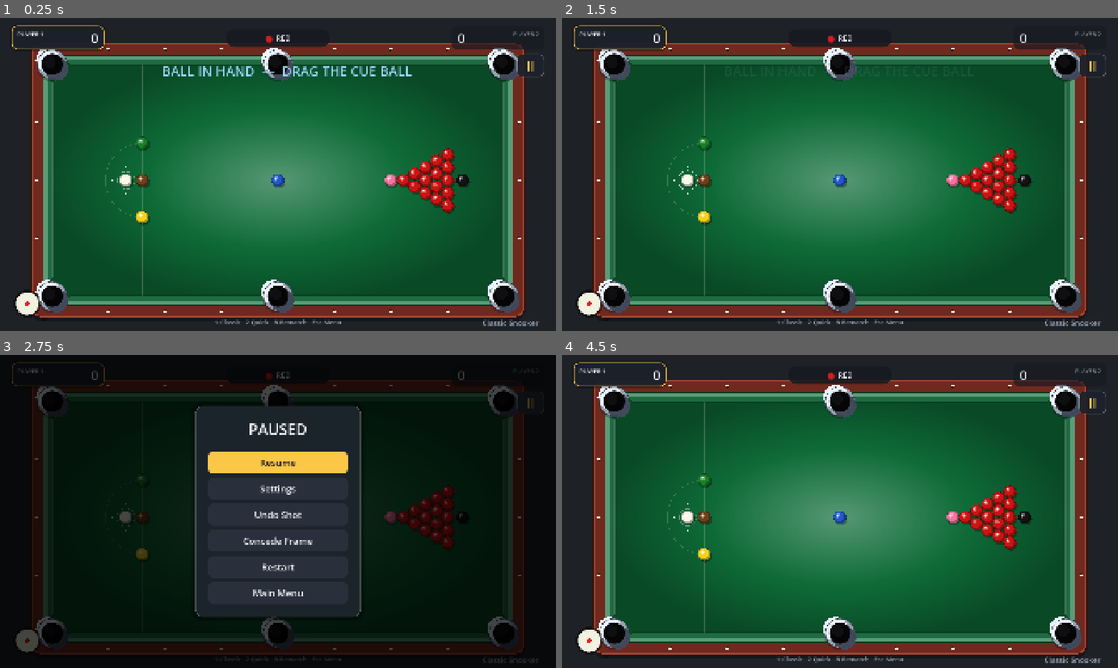
Above: before the commit, frames 1-4 (two rows, left to right).
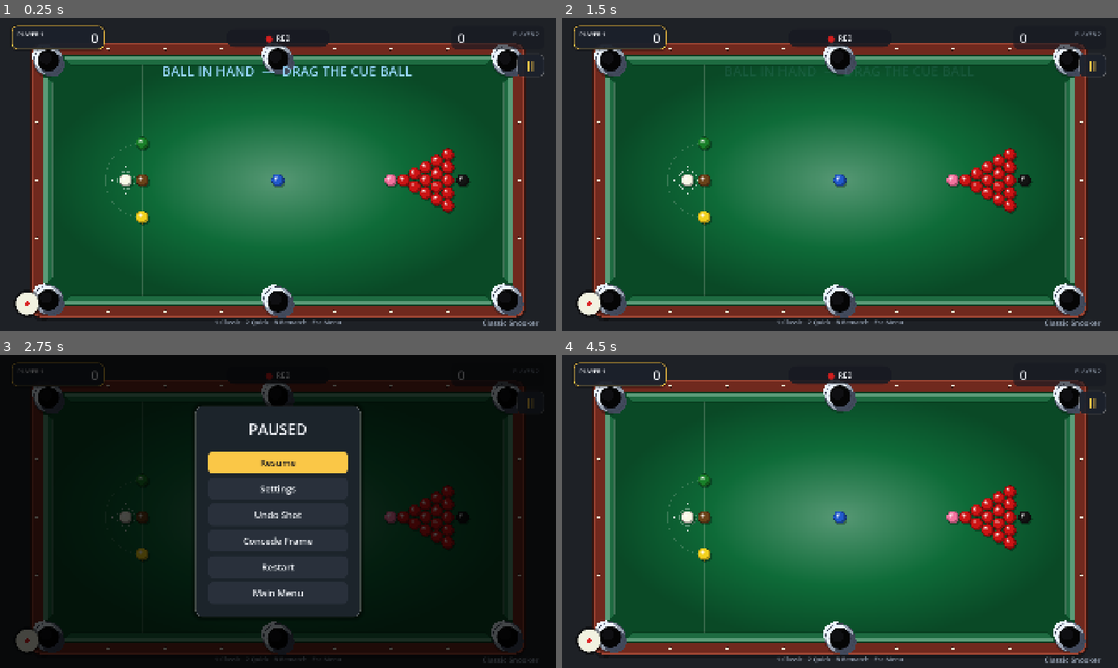
Above: after the commit, the same moments.

Repository: SaadiDK-003/pocket_duel
Game: Godot game, scene res://scenes/snooker/snooker_game.tscn
Two runs of this game, one before a commit and one after it. Both use one fixed random seed, a clock stepped at 60 frames per second and the inputs below. This scene is started directly instead of the project's main scene.
Inputs:
- Up to frame 1 (0.25 s): no input
- Up to frame 2 (1.5 s): click "II" at 0.5 s; click "Restart" at 1.25 s
- Up to frame 3 (2.75 s): click "II" at 2 s
- Up to frame 4 (4.5 s): click "Restart" at 2.75 s; click "II" at 3.5 s; click "Restart" at 4.25 s

The runs differ from the first frame. In frame 1, 2.0% of the frame differs, in the area x 5-95%, y 8-96%; in frame 2, 2.0%; in frame 3, 1.1%; in frame 4, 2.0%.

Commit message:
Seat pockets into the corners/rails (fix floating 'two holes' look)
The chrome hole was drawn at the ball-bounds corner, inset from the felt/rail
corner by the cushion width, leaving a felt sliver behind it that read as a
second hole. Push each visible pocket outward into its corner/rail; the physics
capture point is unchanged and the hole still covers it.

Co-Authored-By: Claude Opus 4.8 <noreply@anthropic.com>

Diff:
--- a/scripts/snooker/table.gd
+++ b/scripts/snooker/table.gd
@@ -185,11 +185,23 @@
 
 
 func _draw_pockets() -> void:
+	var c := play_rect.get_center()
 	for p in pockets:
 		var pos: Vector2 = p["pos"]
 		var is_mid: bool = absf(pos.y - play_rect.position.y) > 1.0 and absf(pos.y - play_rect.end.y) > 1.0
 		var hole: float = mid_hole if is_mid else corner_hole
-		_chrome_pocket(pos, hole)
+		# Seat the visible hole OUTWARD into the corner/rail (the physics capture
+		# point stays at `pos`; the hole is big enough to still cover it). This
+		# removes the felt sliver that made the pocket look like two holes.
+		var outv: Vector2
+		var push: float
+		if is_mid:
+			outv = Vector2(0.0, signf(pos.y - c.y))
+			push = CUSHION_W * 0.55
+		else:
+			outv = Vector2(signf(pos.x - c.x), signf(pos.y - c.y)).normalized()
+			push = CUSHION_W * 0.60
+		_chrome_pocket(pos + outv * push, hole)
 
 
 ## A shiny chrome pocket fitting with the black hole in it (8-ball-pool style).
